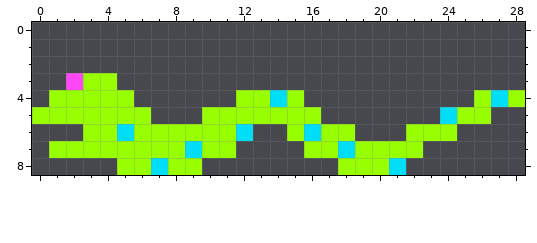
Two states of a pixel-art sprite, Frogger/Frogger/FROGGER/Data/snake2.png. Above, as it was before the edit.
The file is 29x9 pixels.
After:
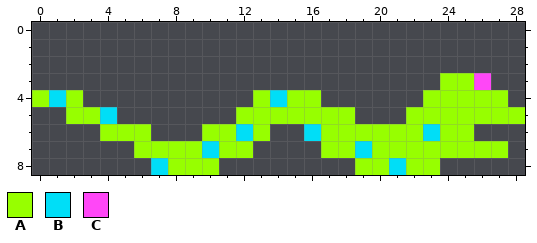
Palette (. is transparent): A #97ff00  B #00def7  C #ff47f7
Diff:
y 3: x 2..4 CAA -> ...; x 24..26 ... -> AAC
y 4: x 0..1 .A -> AB; x 3..5 AAA -> ...; x 12 A -> .; x 16 . -> A; x 23..25 ... -> AAA; x 27..28 BA -> A.
y 5: x 0..1 AA -> ..; x 4..6 AAA -> B..; x 10..11 AA -> ..; x 17..18 .. -> AA; x 22..24 ..B -> AAA; x 27..28 .. -> AA
y 6: x 3 A -> .; x 5 B -> A; x 7..9 AAA -> ...; x 13 . -> A; x 15 A -> .; x 19..21 ... -> AAA; x 23 A -> B; x 25 . -> A
y 7: x 1..5 AAAAA -> .....; x 9..10 BA -> AB; x 12 . -> A; x 16 A -> .; x 18..19 BA -> AB; x 23..27 ..... -> AAAAA
y 8: x 5..6 AA -> ..; x 10 . -> A; x 18 A -> .; x 22..23 .. -> AA
